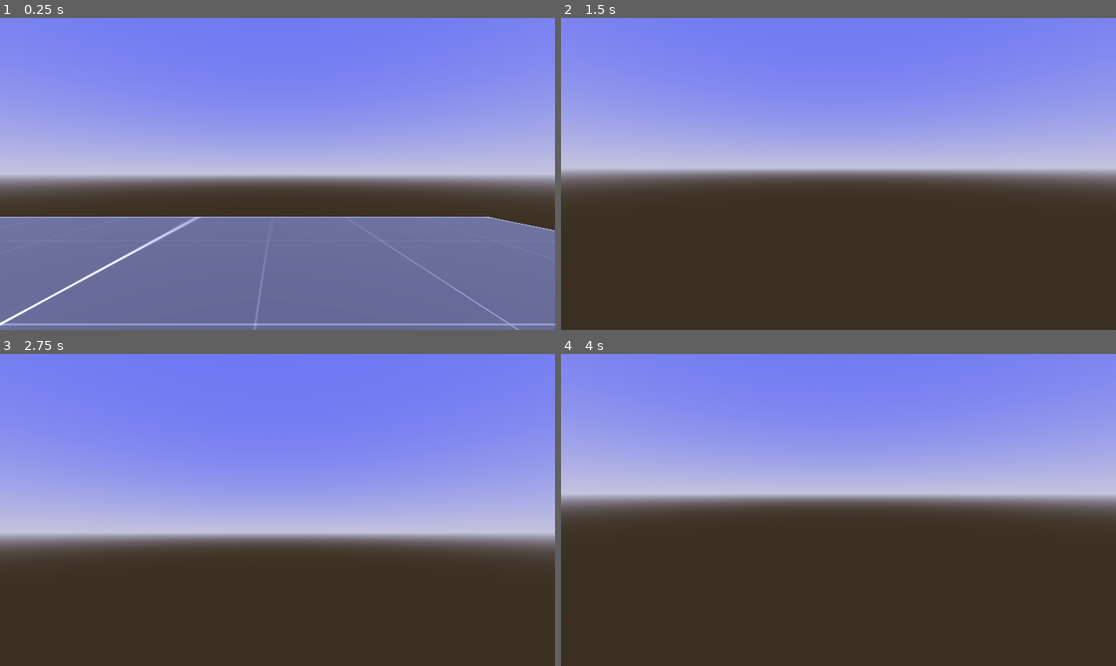
Above: before the commit, frames 1-4 (two rows, left to right).
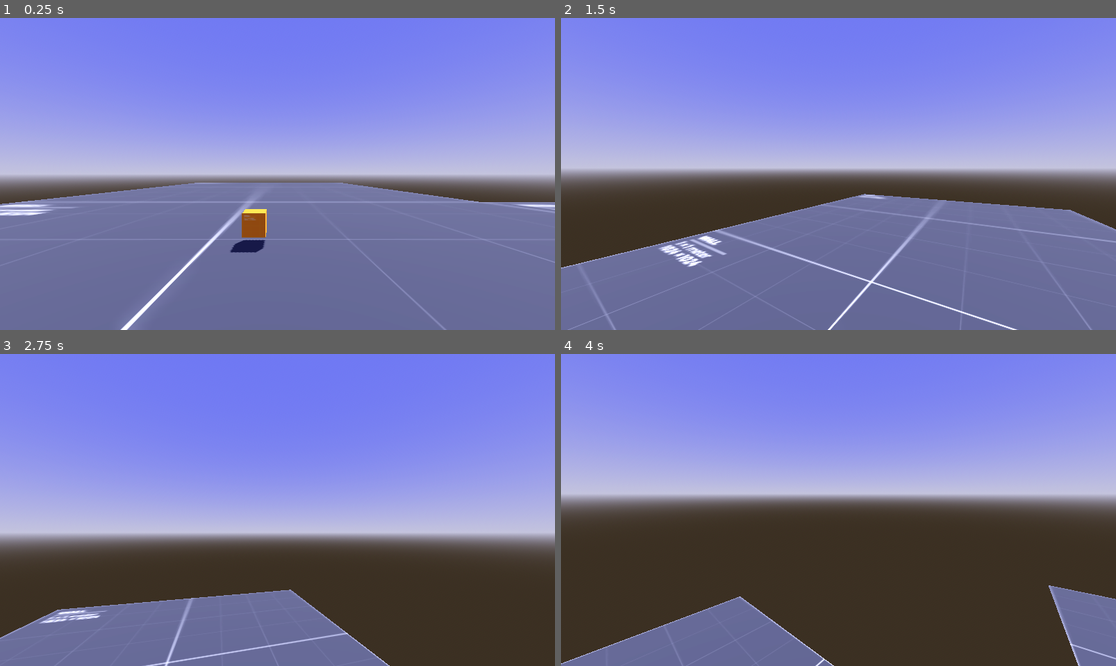
Above: after the commit, the same moments.

Repository: InffRittern/godot-test-project
Game: Godot game, scene res://levels/aperture_lab.tscn
The game is run twice, just before and just after one commit, with the same random seed, the same clock (stepped at 60 frames per second) and the same inputs.
Inputs (mouse positions are in pixels of both pictures, inside the frame that each line leads up to):
- Up to frame 1 (0.25 s): no input
- Up to frame 2 (1.5 s): move the mouse to (866, 174) at 0.52 s; hold W (move_forward) from 0.53 s (still down); tap Space (jump) at 0.77 s; move the mouse to (810, 174) at 1.27 s
- Up to frame 3 (2.75 s): keep holding W (move_forward); tap Space (jump) at 1.52 s; move the mouse to (288, 503) at 2.02 s
- Up to frame 4 (4 s): keep holding W (move_forward); move the mouse to (832, 516) at 2.77 s; tap Space (jump) at 3.02, 3.77 s; move the mouse to (877, 513) at 3.52 s

The runs differ from the first frame. In frame 1, 11% of the frame differs, in the area x 0-100%, y 52-100%; in frame 2, 35%, in the area x 0-100%, y 56-100%; in frame 3, 13%; in frame 4, 7.8%.

Commit message:
simple example static and dynamic body objects

Diff:
--- /dev/null
+++ b/environment/cube.tscn
@@ -0,0 +1,20 @@
+[gd_scene load_steps=5 format=3 uid="uid://d2dlwft2wkdmr"]
+
+[ext_resource type="Texture2D" uid="uid://bkkkslo6xr5hr" path="res://addons/kenney_prototype_textures/orange/texture_01.png" id="1_4u5be"]
+
+[sub_resource type="StandardMaterial3D" id="StandardMaterial3D_26qoq"]
+albedo_texture = ExtResource("1_4u5be")
+
+[sub_resource type="BoxMesh" id="BoxMesh_2ukgk"]
+
+[sub_resource type="ConvexPolygonShape3D" id="ConvexPolygonShape3D_br2ii"]
+points = PackedVector3Array(-0.5, -0.5, -0.5, 0.5, 0.5, 0.5, 0.5, -0.5, 0.5, 0.5, 0.5, -0.5, -0.5, 0.5, 0.5, 0.5, -0.5, -0.5, -0.5, -0.5, 0.5, -0.5, 0.5, -0.5)
+
+[node name="RigidBody3D" type="RigidBody3D"]
+
+[node name="MeshInstance3D" type="MeshInstance3D" parent="."]
+material_override = SubResource("StandardMaterial3D_26qoq")
+mesh = SubResource("BoxMesh_2ukgk")
+
+[node name="CollisionShape3D" type="CollisionShape3D" parent="."]
+shape = SubResource("ConvexPolygonShape3D_br2ii")
--- /dev/null
+++ b/environment/floor.tscn
@@ -0,0 +1,24 @@
+[gd_scene load_steps=5 format=3 uid="uid://w38m1qgff8sl"]
+
+[ext_resource type="Texture2D" uid="uid://cfpbv8go15wko" path="res://addons/kenney_prototype_textures/dark/texture_13.png" id="1_8rhee"]
+
+[sub_resource type="StandardMaterial3D" id="StandardMaterial3D_f7xx0"]
+albedo_texture = ExtResource("1_8rhee")
+
+[sub_resource type="QuadMesh" id="QuadMesh_b7e5v"]
+
+[sub_resource type="ConvexPolygonShape3D" id="ConvexPolygonShape3D_b1jyt"]
+points = PackedVector3Array(-0.507937, -0.507937, -0.00793651, 0.507937, 0.507937, 0.00793651, 0.507937, 0.507937, -0.00793651, -0.507937, 0.507937, 0.00793651, 0.507937, -0.507937, 0.00793651, 0.507937, -0.507937, -0.00793651, -0.507937, 0.507937, -0.00793651, -0.507937, -0.507937, 0.00793651)
+
+[node name="StaticBody3D" type="StaticBody3D"]
+transform = Transform3D(50, 0, 0, 0, 50, 0, 0, 0, 50, 0, 0, 0)
+
+[node name="MeshInstance3D" type="MeshInstance3D" parent="."]
+transform = Transform3D(1, 0, 0, 0, -4.37114e-08, 1, 0, -1, -4.37114e-08, 0, 0, 0)
+material_override = SubResource("StandardMaterial3D_f7xx0")
+mesh = SubResource("QuadMesh_b7e5v")
+skeleton = NodePath("../..")
+
+[node name="CollisionShape3D" type="CollisionShape3D" parent="."]
+transform = Transform3D(1, 0, 0, 0, -4.37114e-08, 1, 0, -1, -4.37114e-08, 0, 0, 0)
+shape = SubResource("ConvexPolygonShape3D_b1jyt")
--- a/levels/aperture_lab.tscn
+++ b/levels/aperture_lab.tscn
@@ -1,7 +1,8 @@
-[gd_scene load_steps=9 format=3 uid="uid://d2ncm5mj3n6fe"]
+[gd_scene load_steps=7 format=3 uid="uid://d2ncm5mj3n6fe"]
 
-[ext_resource type="Texture2D" uid="uid://cfpbv8go15wko" path="res://addons/kenney_prototype_textures/dark/texture_13.png" id="1_0vts4"]
 [ext_resource type="PackedScene" uid="uid://bruos3622oae5" path="res://characters/Player.tscn" id="2_4631q"]
+[ext_resource type="PackedScene" uid="uid://w38m1qgff8sl" path="res://environment/floor.tscn" id="2_k8b0m"]
+[ext_resource type="PackedScene" uid="uid://d2dlwft2wkdmr" path="res://environment/cube.tscn" id="3_ipxys"]
 
 [sub_resource type="ProceduralSkyMaterial" id="ProceduralSkyMaterial_8v7mw"]
 sky_top_color = Color(0.337255, 0.364706, 0.901961, 1)
@@ -17,14 +18,6 @@
 tonemap_mode = 2
 glow_enabled = true
 
-[sub_resource type="StandardMaterial3D" id="StandardMaterial3D_f7xx0"]
-albedo_texture = ExtResource("1_0vts4")
-
-[sub_resource type="QuadMesh" id="QuadMesh_b7e5v"]
-
-[sub_resource type="ConcavePolygonShape3D" id="ConcavePolygonShape3D_soj0w"]
-data = PackedVector3Array(0.5, -0.5, 0, -0.5, -0.5, 0, 0.5, 0.5, 0, -0.5, -0.5, 0, -0.5, 0.5, 0, 0.5, 0.5, 0)
-
 [node name="Node3D" type="Node3D"]
 
 [node name="DirectionalLight3D" type="DirectionalLight3D" parent="."]
@@ -34,15 +27,17 @@
 [node name="WorldEnvironment" type="WorldEnvironment" parent="."]
 environment = SubResource("Environment_l6p72")
 
-[node name="MeshInstance3D" type="MeshInstance3D" parent="."]
-transform = Transform3D(20, 0, 0, 0, -8.74228e-07, 20, 0, -20, -8.74228e-07, 0.272808, 0, -0.00519794)
-material_override = SubResource("StandardMaterial3D_f7xx0")
-mesh = SubResource("QuadMesh_b7e5v")
-
-[node name="StaticBody3D" type="StaticBody3D" parent="MeshInstance3D"]
-
-[node name="CollisionShape3D" type="CollisionShape3D" parent="MeshInstance3D/StaticBody3D"]
-shape = SubResource("ConcavePolygonShape3D_soj0w")
-
 [node name="Player" parent="." instance=ExtResource("2_4631q")]
 transform = Transform3D(1, 0, 0, 0, 1, 0, 0, 0, 1, 3, 1, -3)
+
+[node name="StaticBody3D" parent="." instance=ExtResource("2_k8b0m")]
+
+[node name="StaticBody3D2" parent="." instance=ExtResource("2_k8b0m")]
+transform = Transform3D(50, 0, 0, 0, 50, 0, 0, 0, 50, 0, 0, -50)
+
+[node name="StaticBody3D3" parent="." instance=ExtResource("2_k8b0m")]
+transform = Transform3D(50, 0, 0, 0, 50, 0, 0, 0, 50, 50, 0, 0)
+
+[node name="RigidBody3D" parent="." instance=ExtResource("3_ipxys")]
+transform = Transform3D(1, 0, 0, 0, 1, 0, 0, 0, 1, 2, 1, -12)
+freeze_mode = 1
--- a/project.godot
+++ b/project.godot
@@ -86,7 +86,7 @@
 
 3d/run_on_separate_thread=true
 3d/physics_engine="GodotPhysics3D"
-3d/default_gravity=-9.8
+3d/default_gravity=9.8
 
 [rendering]
 
--- a/scripts/FpsController.gd
+++ b/scripts/FpsController.gd
@@ -79,8 +79,10 @@
 			velocity.z = velocity.move_toward(Vector3.ZERO, air_friction * delta).z
 
 func apply_gravity(delta: float):
-	velocity.y += gravity * delta
+	velocity.y += -gravity * delta
 	velocity.y = clamp(velocity.y, gravity, jump_impolse)
+	print(gravity)
+	print(velocity.y)
 
 func jump():
 	if Input.is_action_just_pressed('jump') and is_on_floor():
